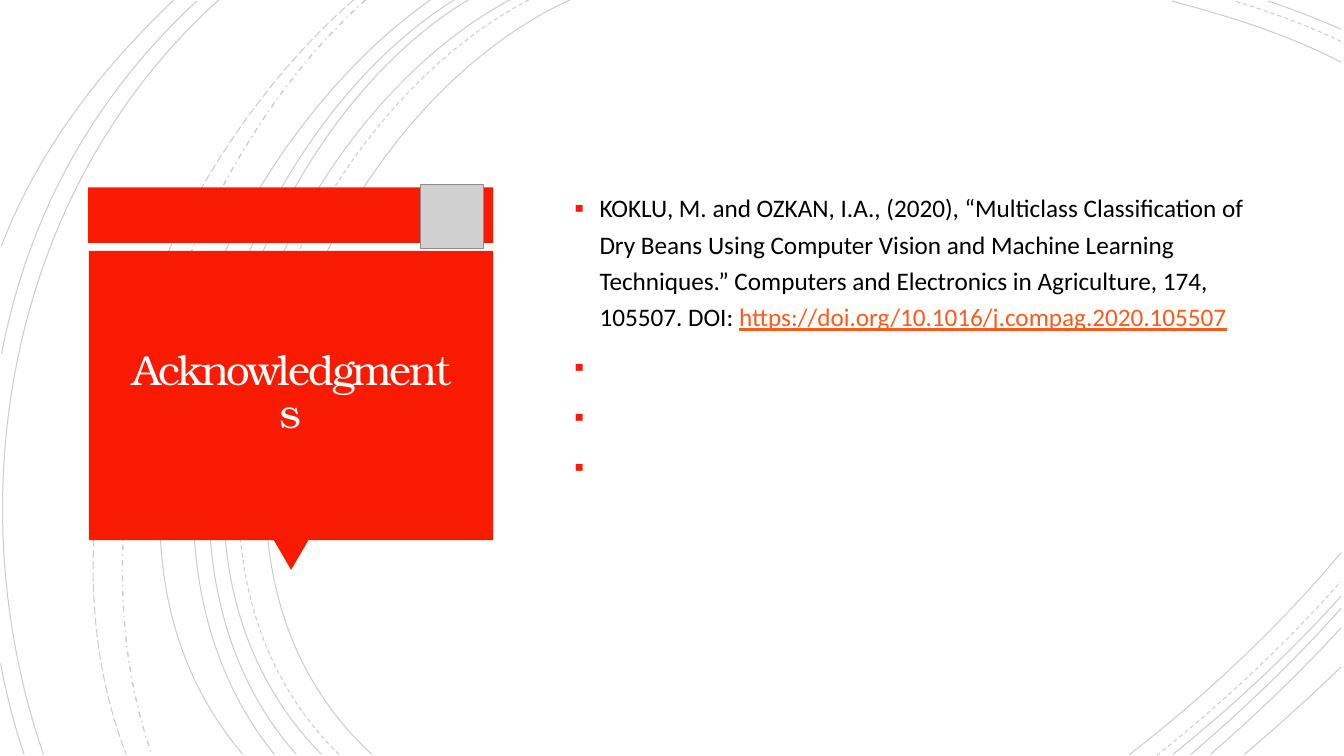
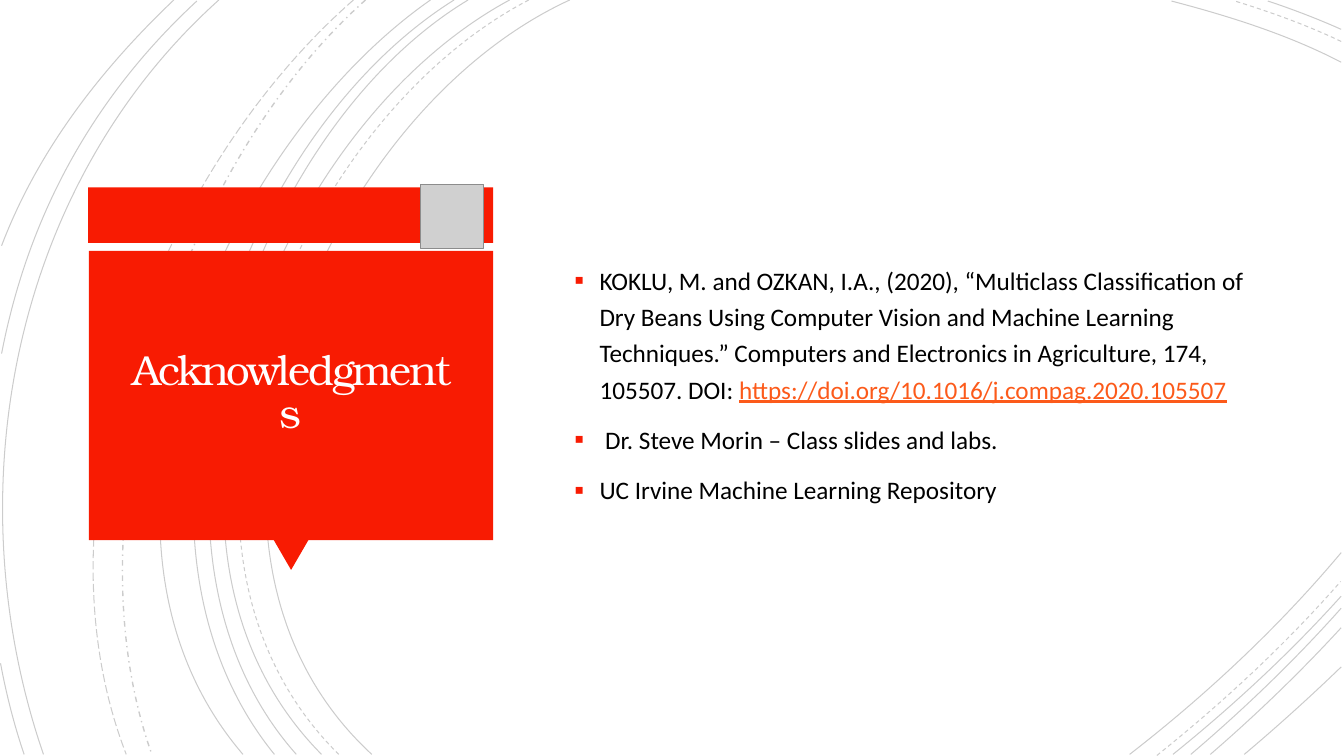
Before and after one commit to mmkke/DS5230_clustering_project, a slide deck: slide 8 of ds5230_phase1_farrell_massone.pptx. Drawn at 1344x756 pixels with LibreOffice and Linux fonts; fonts in the diff are those of the drawing; grey boxes stand for pictures. Boxes give left, top, right and bottom in pixels: in the first picture for what was removed or moved away, otherwise in the second. Text is boxed around its words. In the diff, an @@ line names an element or a change of style, - is before the commit and + after.

Commit message:
Update to pptx

```diff
--- a/ds5230_phase1_farrell_massone.pptx
+++ b/ds5230_phase1_farrell_massone.pptx
@@ text at [600,431,997,504]: paragraphs added @@
+▪ Dr. Steve Morin – Class slides and labs.
+▪ UC Irvine Machine Learning Repository
```
